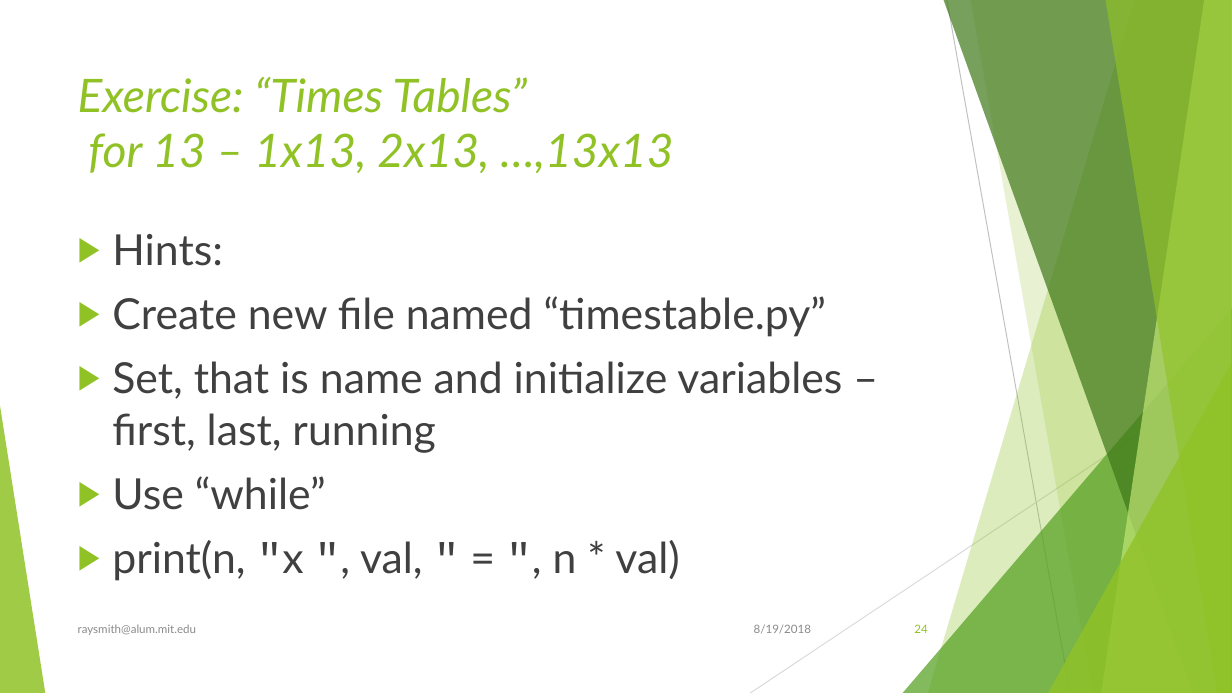
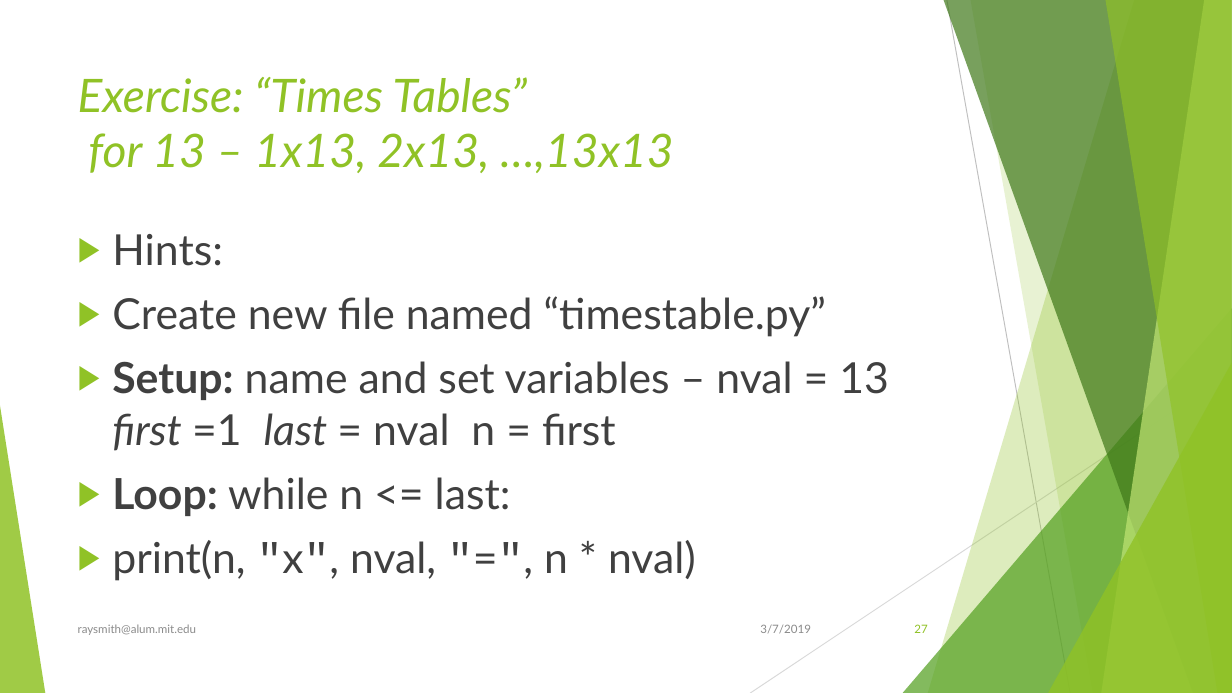
Before and after one commit to raysmith619/Introduction-To-Programming, a slide deck: slide 27 of Docs/Introduction to Proramming Using Python.pptx (slide 24 before the commit). Drawn at 1232x693 pixels with LibreOffice and Linux fonts; fonts in the diff are those of the drawing. Boxes give left, top, right and bottom in pixels: in the first picture for what was removed or moved away, otherwise in the second. Text is boxed around its words. In the diff, an @@ line names an element or a change of style, - is before the commit and + after.

```diff
--- a/Docs/Introduction to Proramming Using Python.pptx
+++ b/Docs/Introduction to Proramming Using Python.pptx
@@ text at <box>112,361,889,581</box>: text changed @@
-▶ Set, that is name and initialize variables – first, last, running
-▶ Use “while”
-▶ print(n, "x ", val, " = ", n * val)
+▶ Setup: name and set variables – nval = 13 first =1 last = nval n = first
+▶ Loop: while n <= last:
+▶ print(n, "x", nval, "=", n * nval)
@@ text at <box>760,624,811,634</box>: text changed @@
-8/19/2018
+3/7/2019
@@ page number at <box>914,624,927,633</box>: text changed @@
-24
+27
```
Also in this commit, not shown: 39 other slides changed, 33 slides added.
